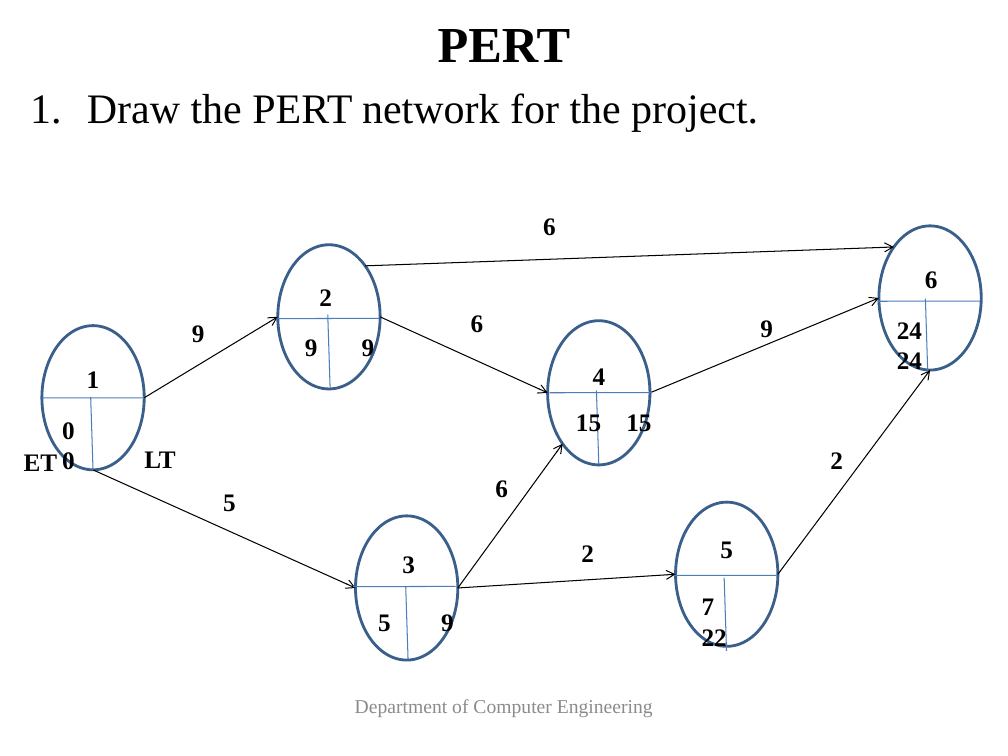
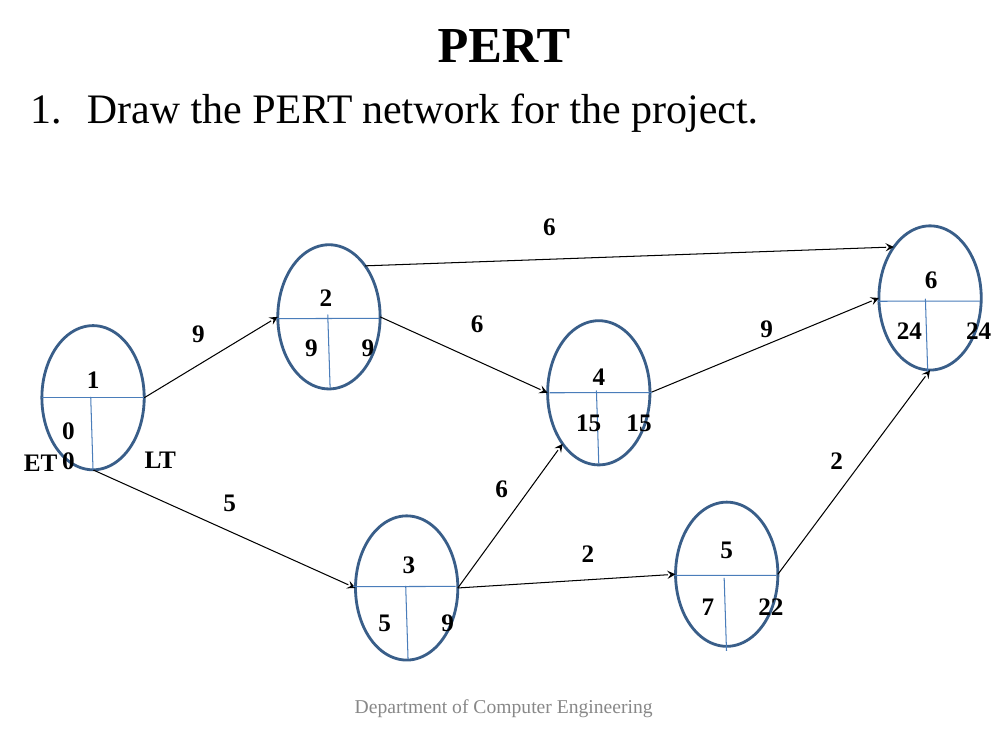
Before and after one commit to vk0810-k/College-B.Tech, a slide deck: slide 31 of Fourth Year/SEM VIII/IT Project Management - Prof. Asha Rawat/Ppt's/Unit 2.pptx (slide 29 before the commit). Drawn at 1008x756 pixels with LibreOffice and Linux fonts; fonts in the diff are those of the drawing. Boxes give left, top, right and bottom in pixels: in the first picture for what was removed or moved away, otherwise in the second. Text is boxed around its words. In the diff, an @@ line names an element or a change of style, - is before the commit and + after.

```diff
--- a/Fourth Year/SEM VIII/IT Project Management - Prof. Asha Rawat/Ppt's/Unit 2.pptx
+++ b/Fourth Year/SEM VIII/IT Project Management - Prof. Asha Rawat/Ppt's/Unit 2.pptx
@@ text "Draw the PERT network for ..." at (87, 93, 758, 131): less space between paragraphs @@
@@ arrow (365, 266) - (894, 247): arrowheads changed @@
@@ arrow (650, 393) - (879, 298): arrowheads changed @@
@@ arrow (144, 398) - (278, 317): arrowheads changed @@
@@ arrow (380, 317) - (547, 393): arrowheads changed @@
@@ text "24 24" rewrapped from (897, 322, 922, 375) to (897, 319, 991, 345) @@
@@ arrow (778, 575) - (930, 370): arrowheads changed @@
@@ line (42, 398) - (144, 398): stroke #4B7EBC 0.75 pt to #4A7DBA 0.75 pt @@
@@ line (91, 397) - (93, 470): stroke #4B7EBC 0.75 pt to #4A7DBA 0.75 pt @@
@@ arrow (458, 588) - (562, 444): arrowheads changed @@
@@ arrow (93, 470) - (356, 588): arrowheads changed @@
@@ outline #3A5F8C 2 pt to #395E89 2 pt in 5 elements at (42, 326, 145, 470), (547, 321, 650, 465), (675, 502, 778, 646), (879, 226, 982, 370), (356, 516, 459, 660) @@
@@ arrow (458, 588) - (675, 575): arrowheads changed @@
@@ text "7 22" rewrapped from (702, 598, 727, 651) to (702, 595, 783, 621) @@
@@ line (724, 578) - (727, 651): stroke #4B7EBC 0.75 pt to #4A7DBA 0.75 pt @@
```
Also in this commit, not shown: 36 other slides changed, 9 slides added, 8 other files.
